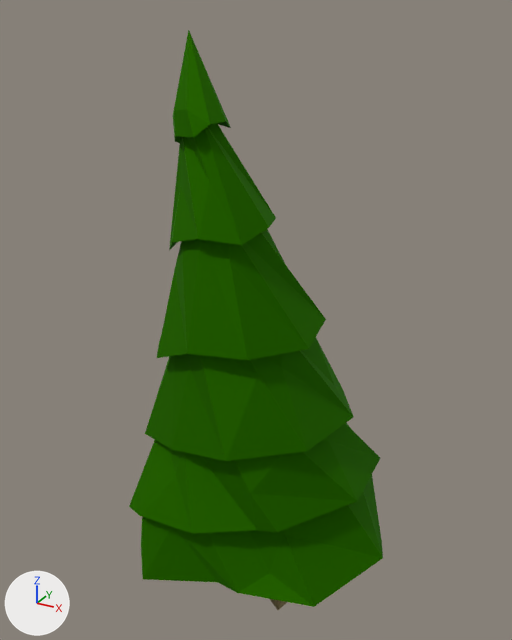
The glTF model Christmas/tree.gltf as it was, and as the next commit left it.
Rendered twice from a 50 mm lens placed at (0.956, -1.796, 1.901), pointed at (-0.052, 0.038, 0.984). Lighting does not change. The marker at lower left points along +X, +Y and +Z. Where no turn or scale is listed for an object, it has been applied to the vertices.
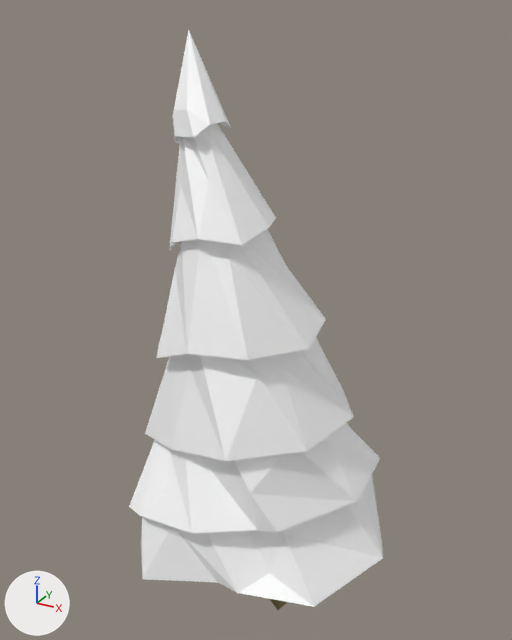
Commit message: tree color?

What differs and where, as boxes [x1, y1, x2, y2] in the pictures (512 x 640 px):
'default', recoloured (green to white): [129, 30, 383, 607] in both

Diff of the bpy script that builds the scene:
```diff
--- a/Christmas/tree.gltf.py
+++ b/Christmas/tree.gltf.py
@@ mat_lowpolytreeleaves @@
 mat_lowpolytreeleaves = principled_material('_lowpolytreeLeaves')
-mat_lowpolytreeleaves.base_color = (0.0353, 0.216, 0.0)  # green #358000
+mat_lowpolytreeleaves.base_color = (1.0, 1.0, 1.0)  # white #ffffff
 mat_lowpolytreeleaves.metallic = 1.0
```
